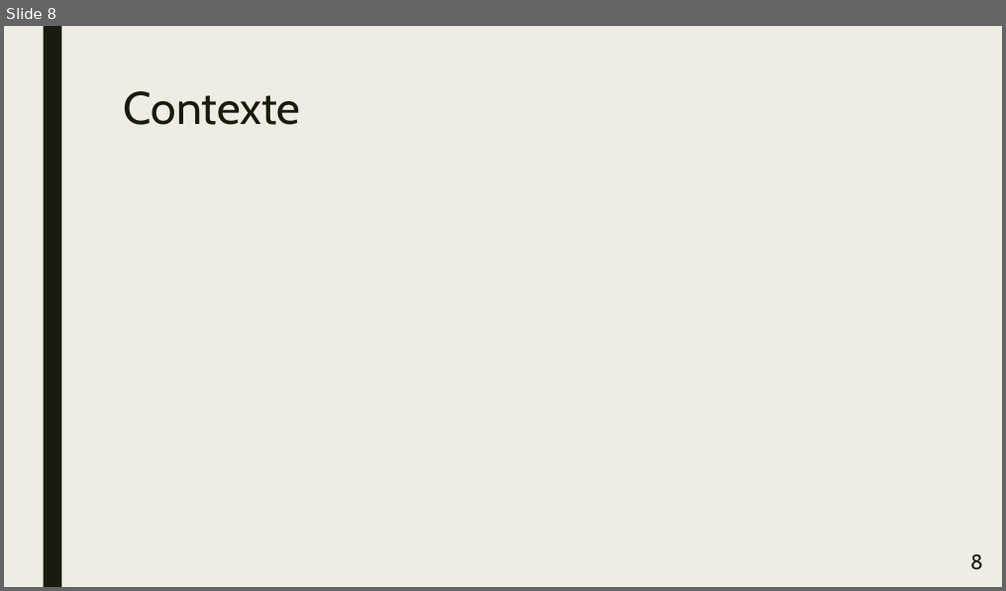
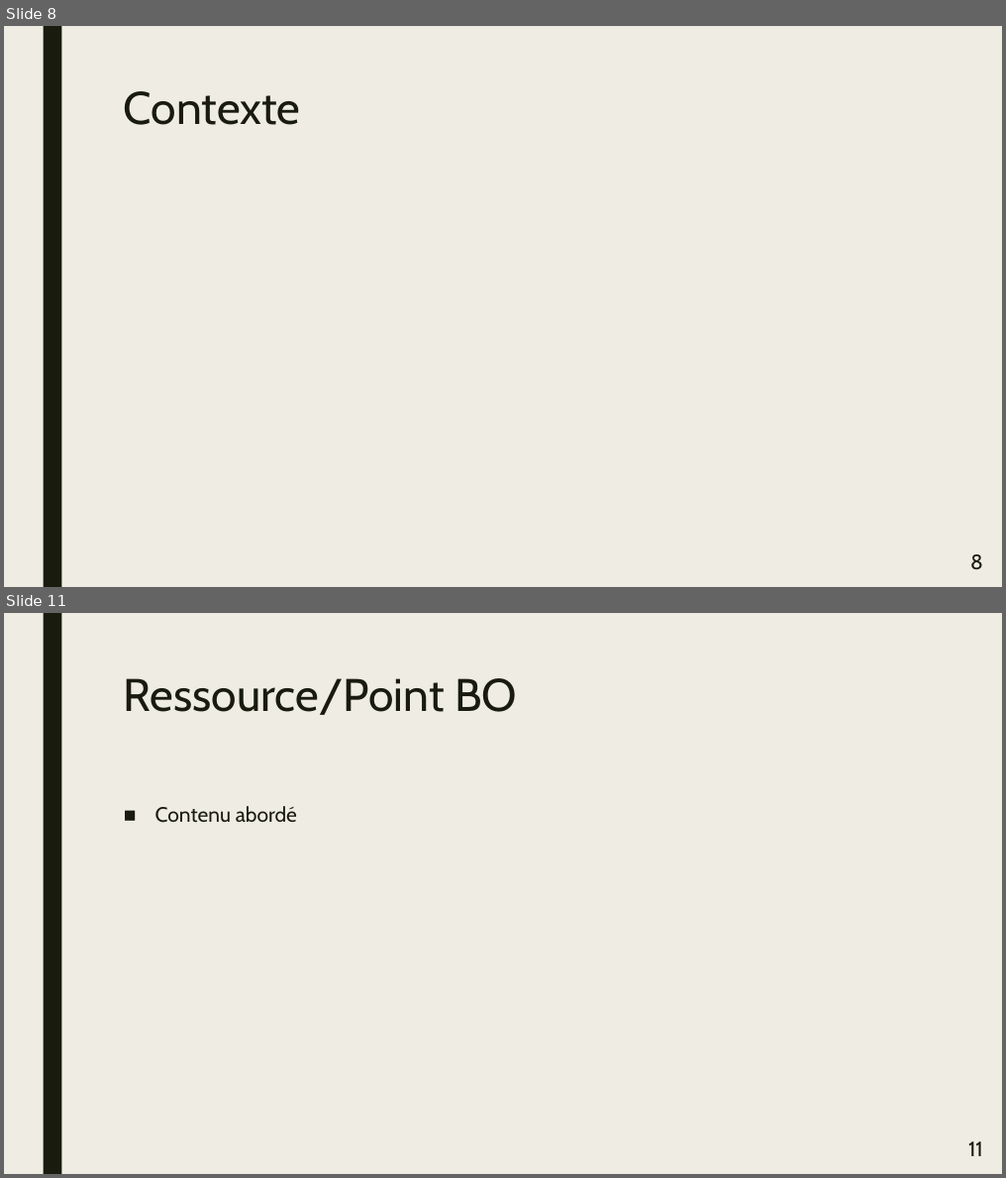
Before and after one commit to CyberJulien/Agreg_Meca, a slide deck: fichiers/presentation/PresSpe.pptx. Shown one above the other, each under a label of ours: slide 8 before the commit, slides 8 and 11 after it; the slides between them are not shown. The pictures are 1006x591 and 1006x1178 pixels, drawn with LibreOffice and Linux fonts; fonts in the diff are those of the drawing. Boxes give left, top, right and bottom in pixels: in the first picture for what was removed or moved away, otherwise in the second. Text is boxed around its words. In the diff, an @@ line names an element or a change of style, - is before the commit and + after.

```diff
--- a/fichiers/presentation/PresSpe.pptx
+++ b/fichiers/presentation/PresSpe.pptx
@@ slide 11 added at <box>4,613,1002,1174</box>, background #EFEDE3; not listed: 1 template element that a slide beside it also shows @@
@@ title added at <box>124,678,517,715</box>, 44 pt, text #191B0E @@
+Ressource/Point BO
@@ text added at <box>155,806,297,823</box>, 20 pt, text #191B0E @@
+■ Contenu abordé
@@ page number added at <box>968,1142,983,1157</box>, 20 pt, text #191B0E @@
+11
```
Also in this commit, not shown: 2 slides changed, 10 other slides added, 3 other files.
